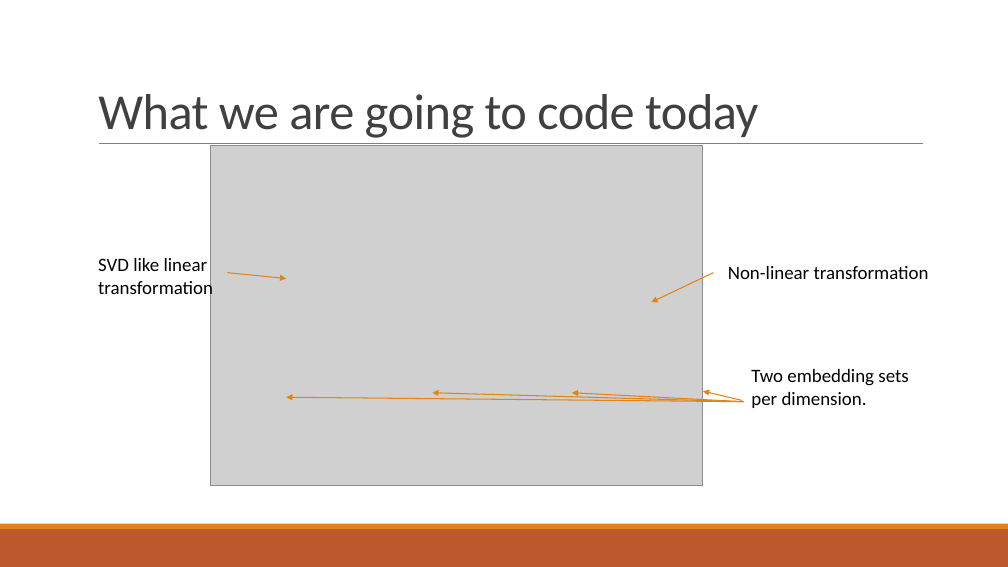
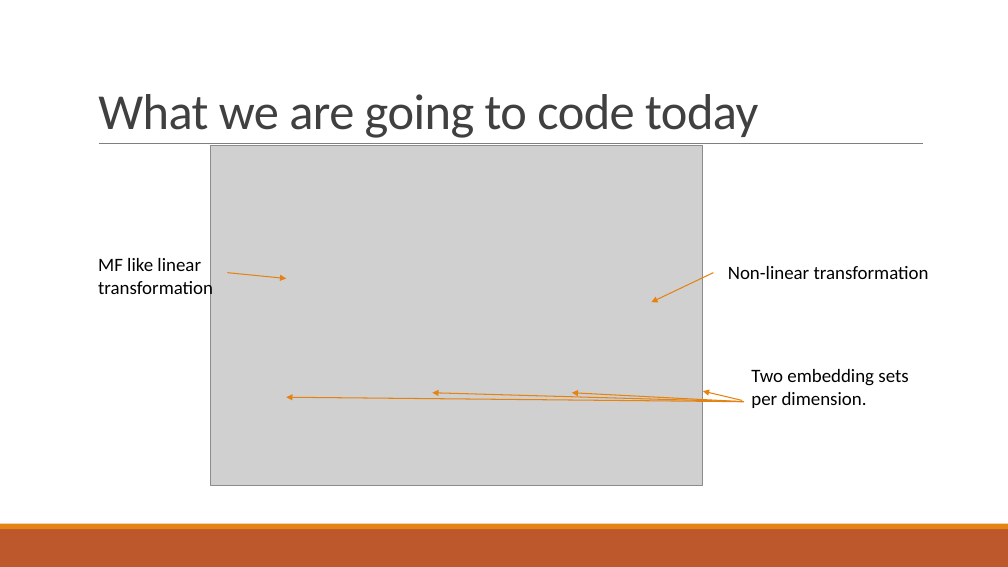
Before and after one commit to goolig/neural_collaborative_filtering, a slide deck: slide 6 of Hands-on slides.pptx. Drawn at 1008x567 pixels with LibreOffice and Linux fonts; fonts in the diff are those of the drawing; grey boxes stand for pictures. Boxes give left, top, right and bottom in pixels: in the first picture for what was removed or moved away, otherwise in the second. Text is boxed around its words. In the diff, an @@ line names an element or a change of style, - is before the commit and + after.

```diff
--- a/Hands-on slides.pptx
+++ b/Hands-on slides.pptx
@@ text at (98,258,213,299): text changed @@
-SVD like linear transformation
+MF like linear transformation
```
Also in this commit, not shown: 1 other slide changed, 1 slide added.
